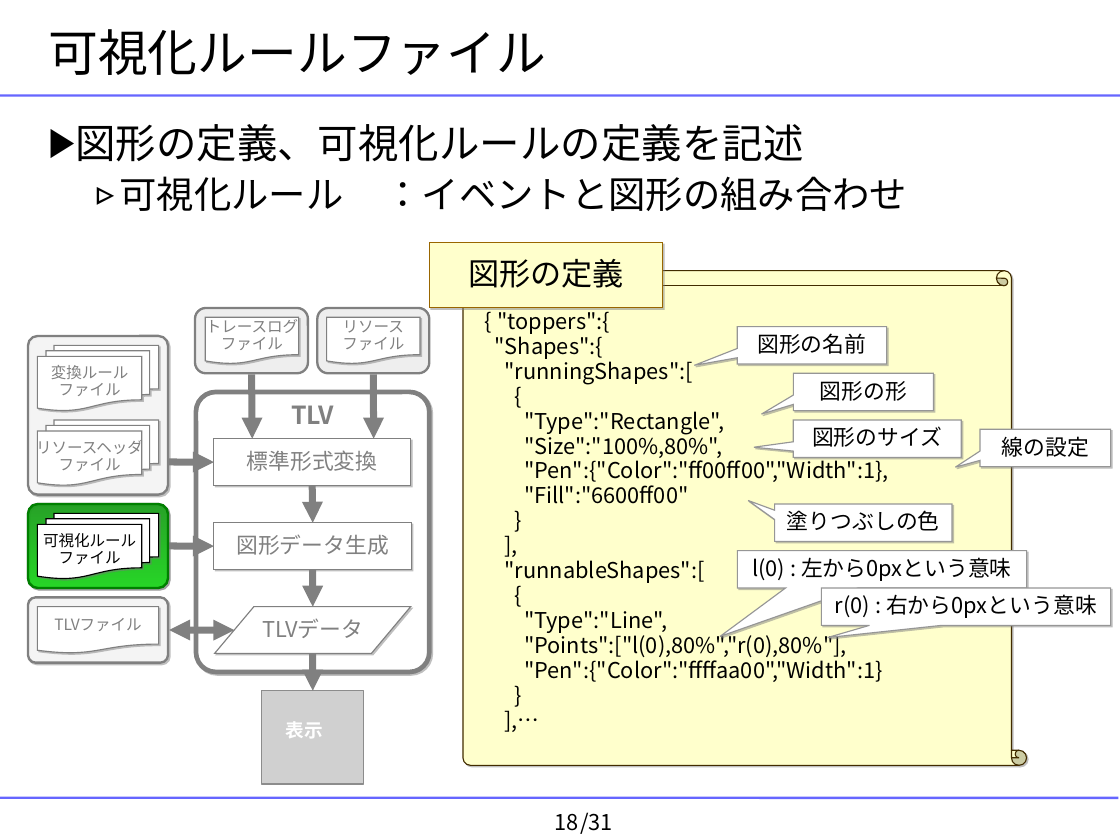
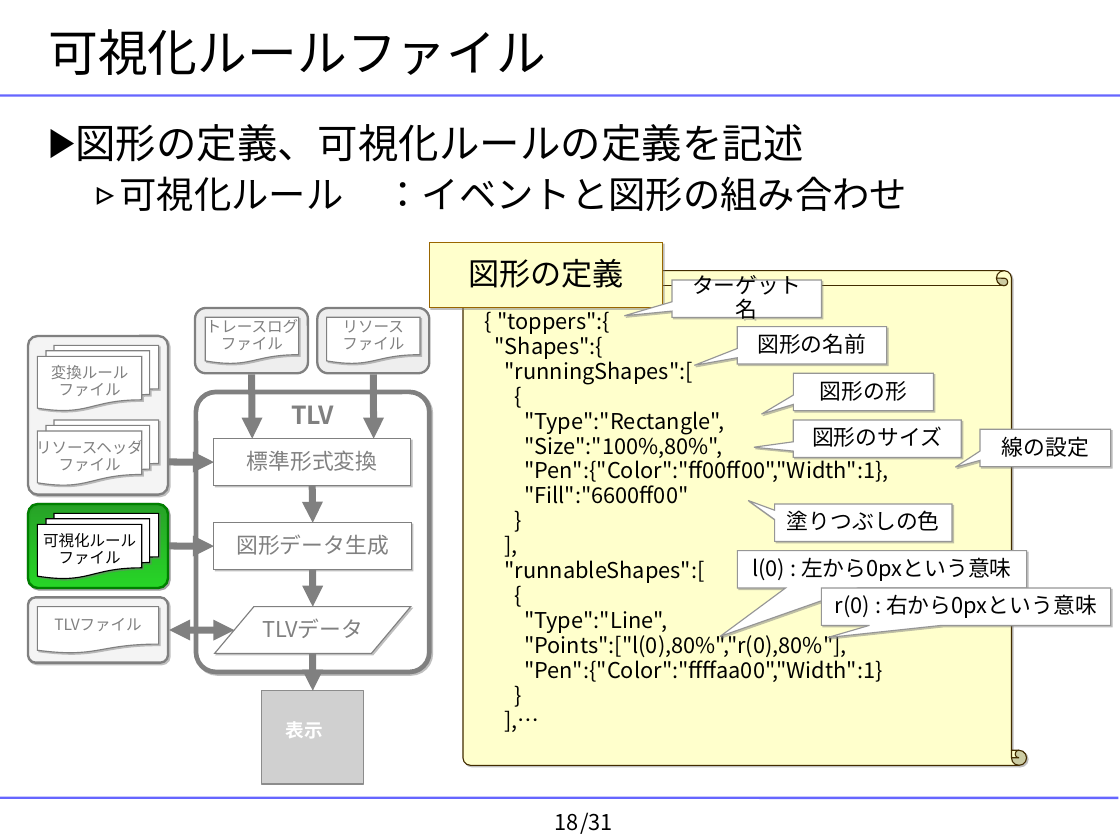
Before and after one commit to YixiaoLi/tlv4mc, a slide deck: slide 18 of doc/masterThesis/2008/goto/goto-thesis-slide.ppt. Drawn at 1120x840 pixels with LibreOffice and Linux fonts; fonts in the diff are those of the drawing; grey boxes stand for pictures; background and template pictures are left out. Boxes give left, top, right and bottom in pixels: in the first picture for what was removed or moved away, otherwise in the second. Text is boxed around its words. In the diff, an @@ line names an element or a change of style, - is before the commit and + after.

```diff
--- a/doc/masterThesis/2008/goto/goto-thesis-slide.ppt
+++ b/doc/masterThesis/2008/goto/goto-thesis-slide.ppt
@@ speech box added at [672,280,821,317], fill #FFFFFF, outline #969696 0.74 pt, 14 pt, text #000000 @@
+ターゲット名
```
Also in this commit, not shown: 3 other slides changed, 12 other files.
